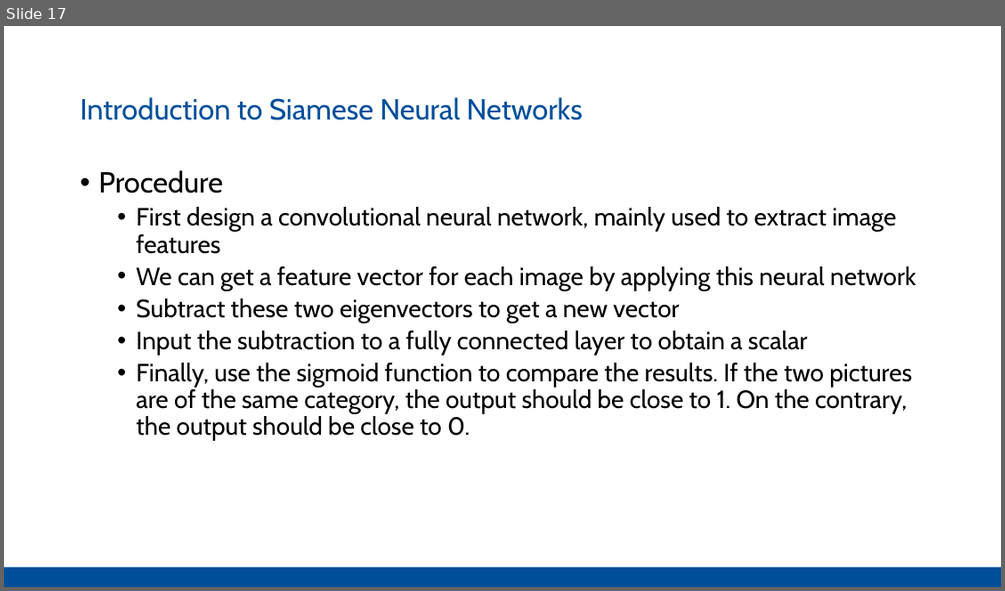
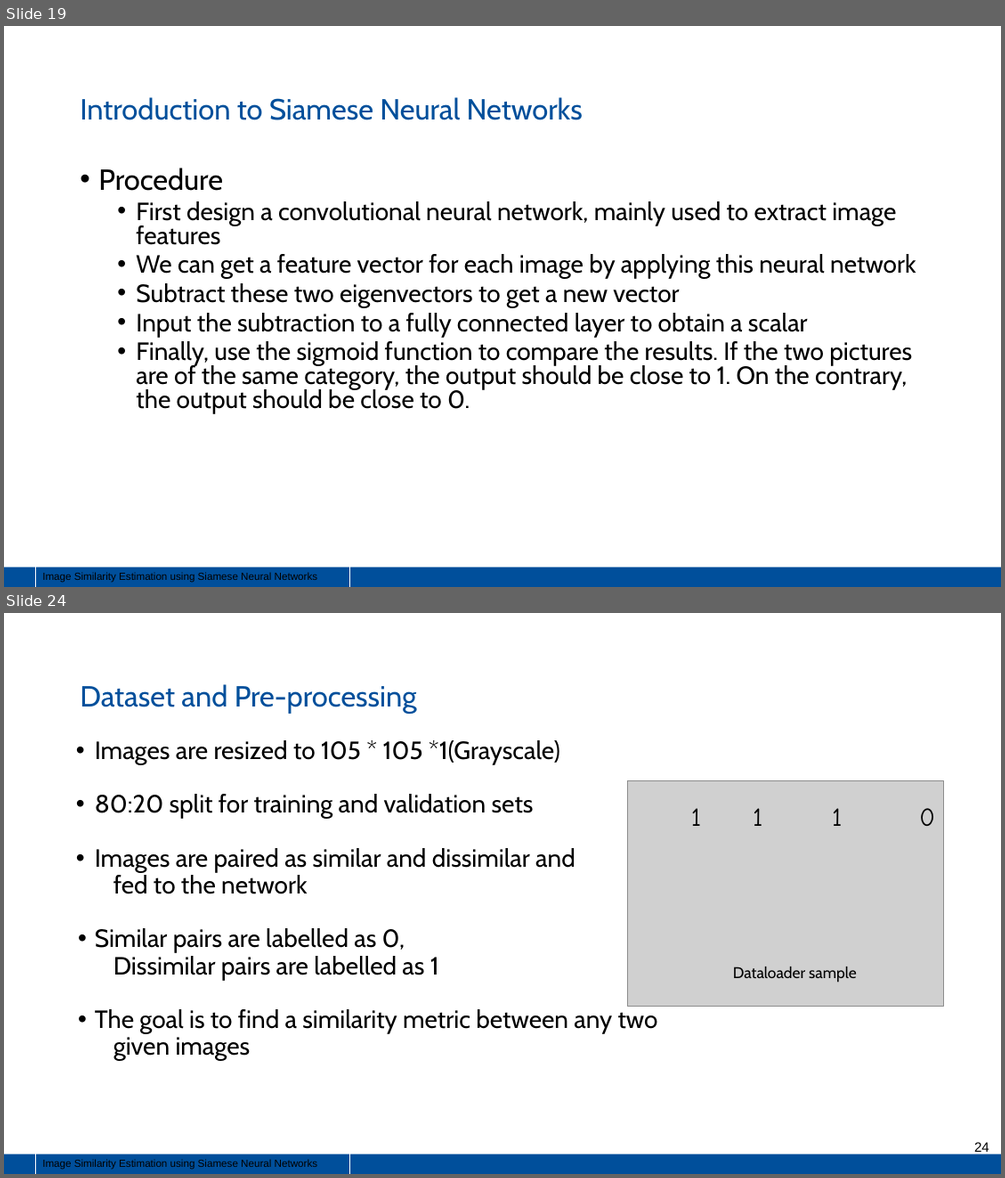
Before and after one commit to Pathi-rao/Image-Similarity-Estimation-using-Siamese-Neural-Networks, a slide deck: presentation.pptx. Shown one above the other, each under a label of ours: slide 17 before the commit, slides 19 and 24 after it; the slides between them are not shown. The pictures are 1005x591 and 1005x1178 pixels, drawn with LibreOffice and Linux fonts; fonts in the diff are those of the drawing; grey boxes stand for pictures. Boxes give left, top, right and bottom in pixels: in the first picture for what was removed or moved away, otherwise in the second. Text is boxed around its words. In the diff, an @@ line names an element or a change of style, - is before the commit and + after.

```diff
--- a/presentation.pptx
+++ b/presentation.pptx
@@ slide 24 added at <box>4,613,1001,1174</box>, background #FFFFFF; not listed: 1 template element that a slide beside it also shows @@
@@ text added at <box>80,684,417,713</box>, 28 pt, text #004F9B @@
+Dataset and Pre-processing
@@ text added at <box>95,740,658,1061</box>, 24 pt, text #000000 @@
+• Images are resized to 105 * 105 *1(Grayscale)
+• 80:20 split for training and validation sets
+• Images are paired as similar and dissimilar and
+fed to the network
+• Similar pairs are labelled as 0,
+Dissimilar pairs are labelled as 1
+• The goal is to find a similarity metric between any two
+given images
@@ picture added at <box>628,781,943,1005</box> @@
@@ text added at <box>691,808,935,826</box>, 24.8 pt, text #000000 @@
+1 1 1 0
@@ text added at <box>733,966,857,982</box>, 15 pt, text #000000 @@
+Dataloader sample
@@ page number added at <box>974,1142,989,1155</box>, 13 pt, text #000000 @@
+24
@@ rectangle added at <box>35,1153,350,1174</box>, outline #FFFFFF 0.75 pt, 10 pt, text #000000 @@
+Image Similarity Estimation using Siamese Neural Networks
@@ what was slide 17 is now slide 19 @@
@@ slide 19 changed as well @@
@@ text "Procedure" at <box>98,168,915,414</box>: line spacing 0.9 to 0.8 @@
@@ rectangle added at <box>35,566,350,587</box>, outline #FFFFFF 0.75 pt, 10 pt, text #000000 @@
+Image Similarity Estimation using Siamese Neural Networks
```
Also in this commit, not shown: 11 other slides changed, 21 other slides added, 5 slides removed.
